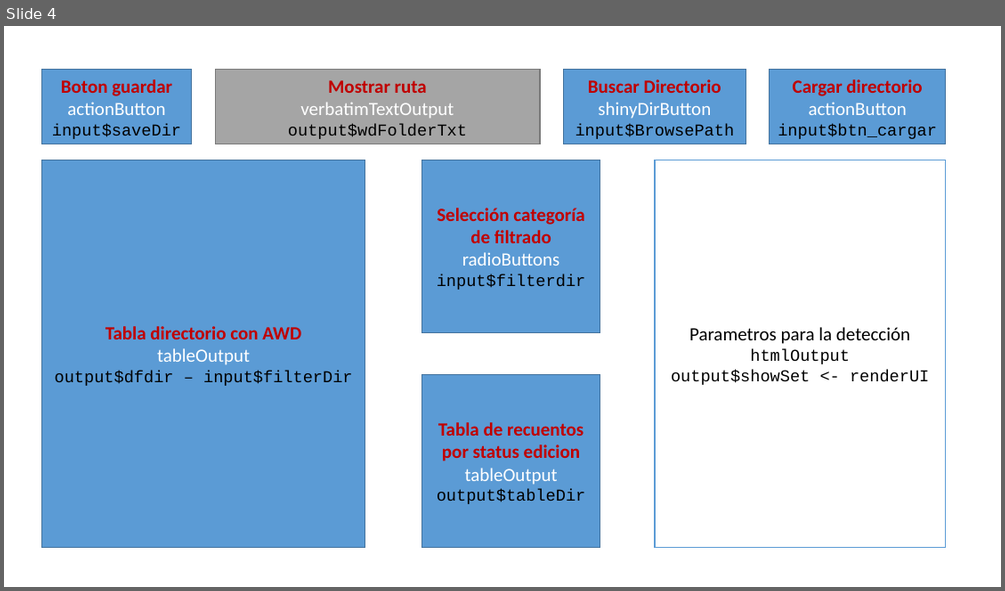
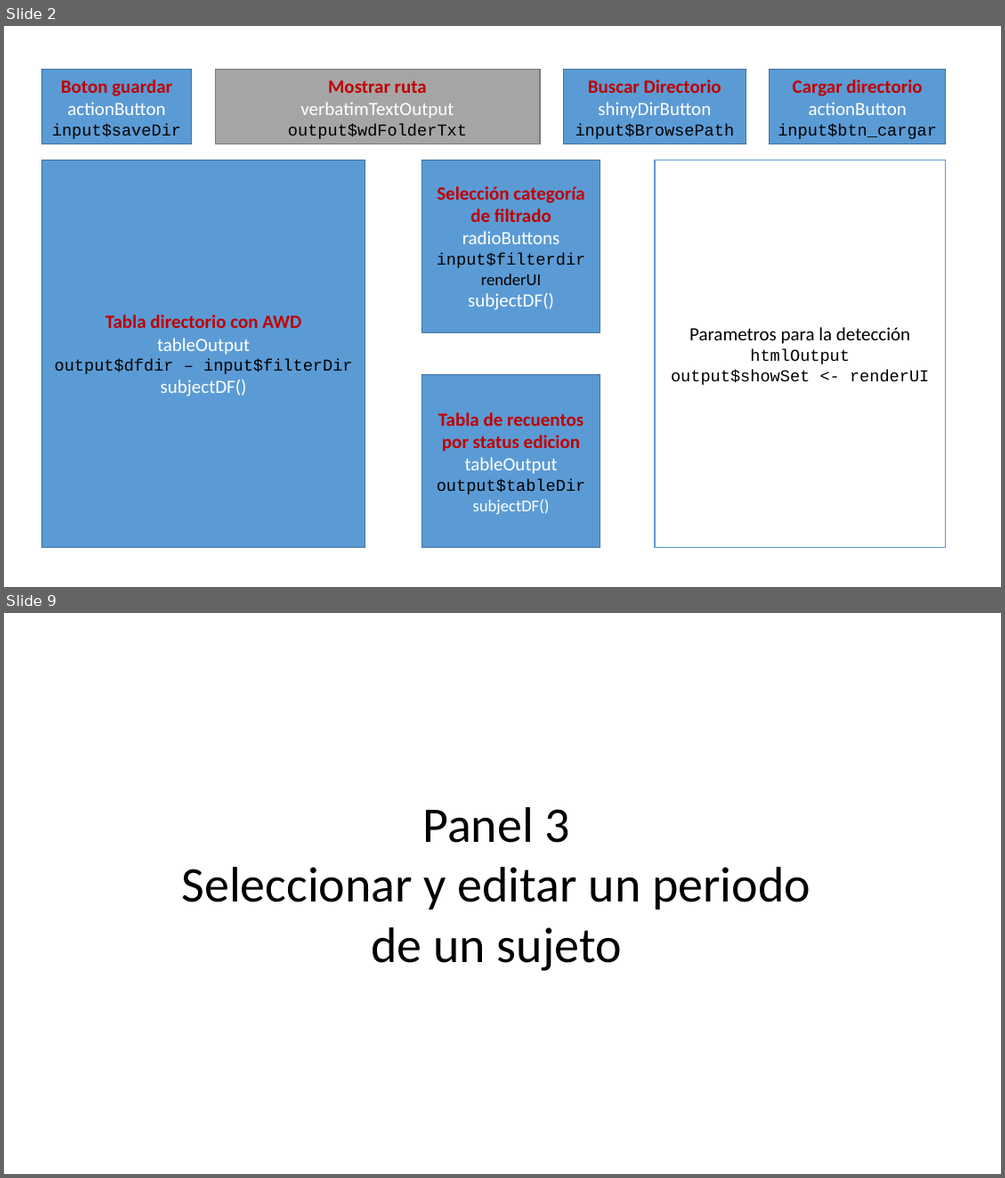
Before and after one commit to olitroski/Actigrafia, a slide deck: flujo edicion.pptx. Shown one above the other, each under a label of ours: slide 4 before the commit, slides 2 and 9 after it; the slides between them are not shown. The pictures are 1005x591 and 1005x1178 pixels, drawn with LibreOffice and Linux fonts; fonts in the diff are those of the drawing. Boxes give left, top, right and bottom in pixels: in the first picture for what was removed or moved away, otherwise in the second. Text is boxed around its words. In the diff, an @@ line names an element or a change of style, - is before the commit and + after.

```diff
--- a/flujo edicion.pptx
+++ b/flujo edicion.pptx
@@ slide 9 added at [4, 613, 1001, 1174], background #FFFFFF @@
@@ text added at [182, 807, 810, 971], 48 pt, text #000000 @@
+Panel 3
+Seleccionar y editar un periodo
+de un sujeto
@@ what was slide 4 is now slide 2 @@
@@ slide 2 changed as well @@
@@ text in rectangle at [468, 273, 554, 310]: paragraphs added @@
+renderUI
+subjectDF()
@@ text in rectangle at [161, 379, 247, 396]: paragraph added @@
+subjectDF()
@@ text in rectangle at [473, 499, 550, 514]: paragraph added @@
+subjectDF()
```
Also in this commit, not shown: 4 other slides changed, 4 other slides added, 6 other files.
